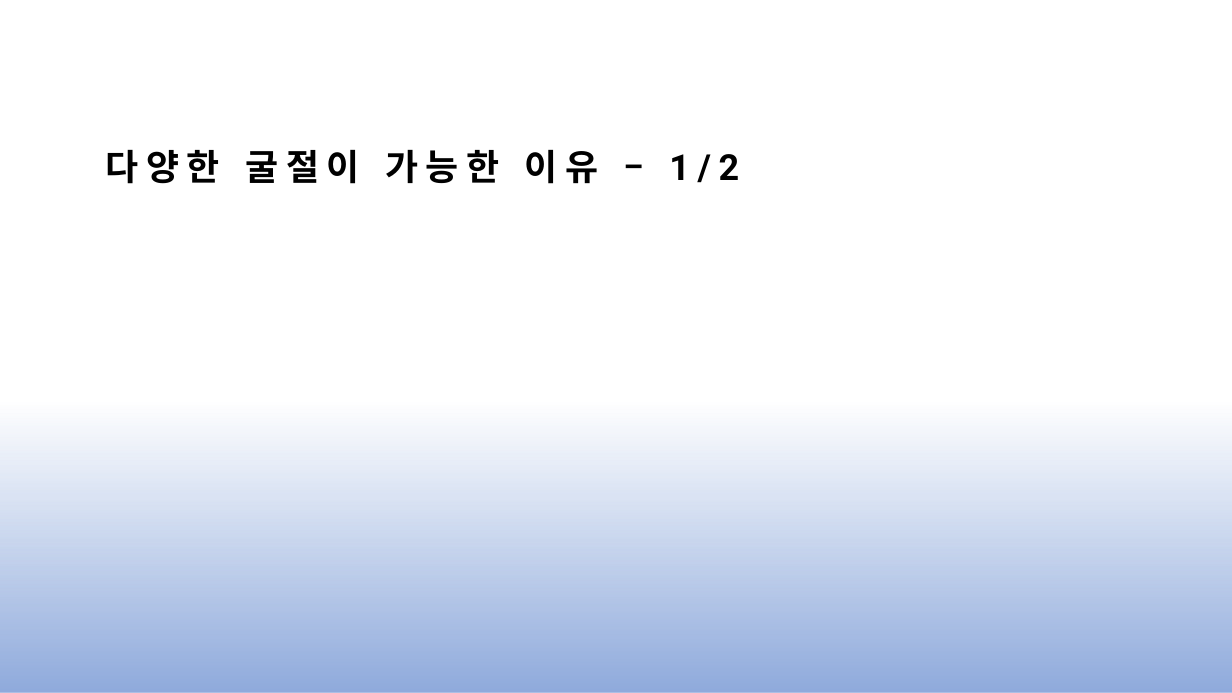
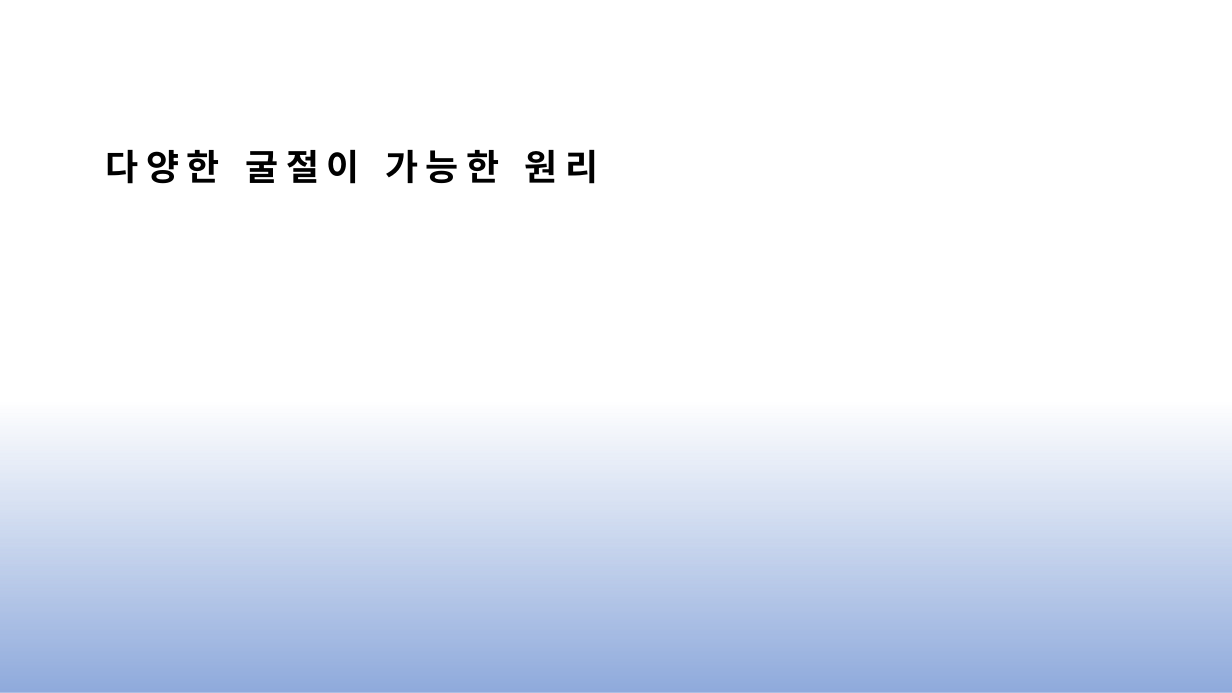
Before and after one commit to js4484821266/congrlang, a slide deck: slide 10 of congrlang.pptx. Drawn at 1232x693 pixels with LibreOffice and Linux fonts; fonts in the diff are those of the drawing; grey boxes stand for pictures. Boxes give left, top, right and bottom in pixels: in the first picture for what was removed or moved away, otherwise in the second. Text is boxed around its words. In the diff, an @@ line names an element or a change of style, - is before the commit and + after.

```diff
--- a/congrlang.pptx
+++ b/congrlang.pptx
@@ title at (105,150,599,184): text changed @@
-다양한 굴절이 가능한 이유 – 1/2
+다양한 굴절이 가능한 원리
```
Also in this commit, not shown: 4 other slides changed, 1 slide added, 1 slide removed.
